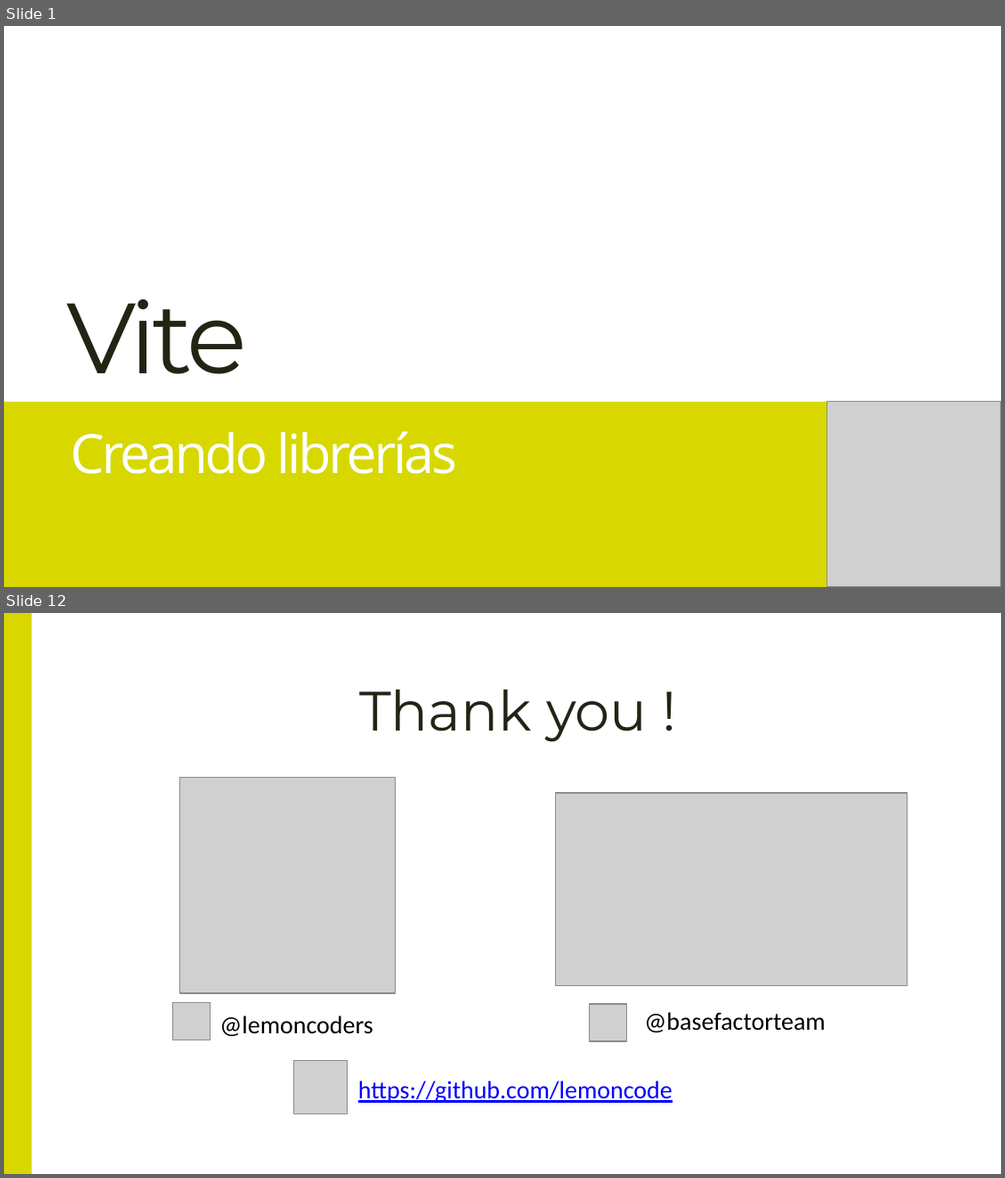
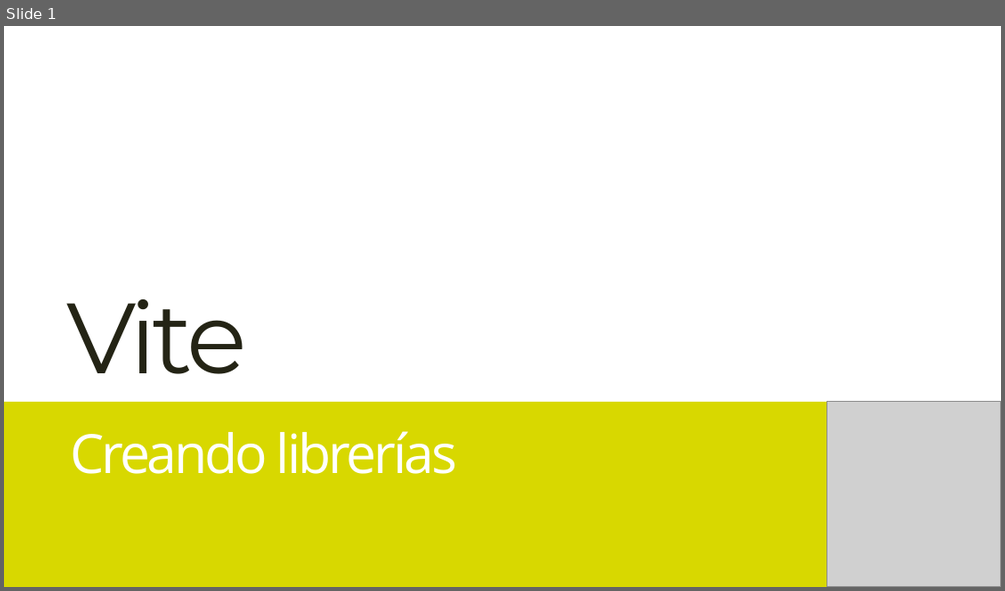
Before and after one commit to Lemoncode/master-frontend-lemoncode, a slide deck: 03-bundling/07-vite-lib/00-teoría/Creando librerías con Vite.pptx. Shown one above the other, each under a label of ours: slides 1 and 12 before the commit, slide 1 after it; the slides between them are not shown. The pictures are 1005x1178 and 1005x591 pixels, drawn with LibreOffice and Linux fonts; fonts in the diff are those of the drawing; grey boxes stand for pictures. Boxes give left, top, right and bottom in pixels: in the first picture for what was removed or moved away, otherwise in the second. Text is boxed around its words. In the diff, an @@ line names an element or a change of style, - is before the commit and + after.

```diff
--- a/03-bundling/07-vite-lib/00-teoría/Creando librerías con Vite.pptx
+++ b/03-bundling/07-vite-lib/00-teoría/Creando librerías con Vite.pptx
@@ slide 12 removed at (4,613,1001,1174), background #FFFFFF @@
@@ rectangle removed at (4,613,32,1173) @@
@@ title removed at (359,690,647,742) @@
-Thank you !
@@ picture removed at (179,778,395,993) @@
@@ picture removed at (555,793,907,985) @@
@@ picture removed at (172,1003,210,1040) @@
@@ picture removed at (589,1004,627,1042) @@
@@ text removed at (644,1012,825,1032) @@
-@basefactorteam
@@ text removed at (219,1015,372,1036) @@
-@lemoncoders
@@ picture removed at (294,1061,347,1113) @@
@@ text removed at (358,1080,672,1103) @@
-https://github.com/lemoncode
```
Also in this commit, not shown: 8 slides changed, 3 slides added, 2 other slides removed, 1 other file.
